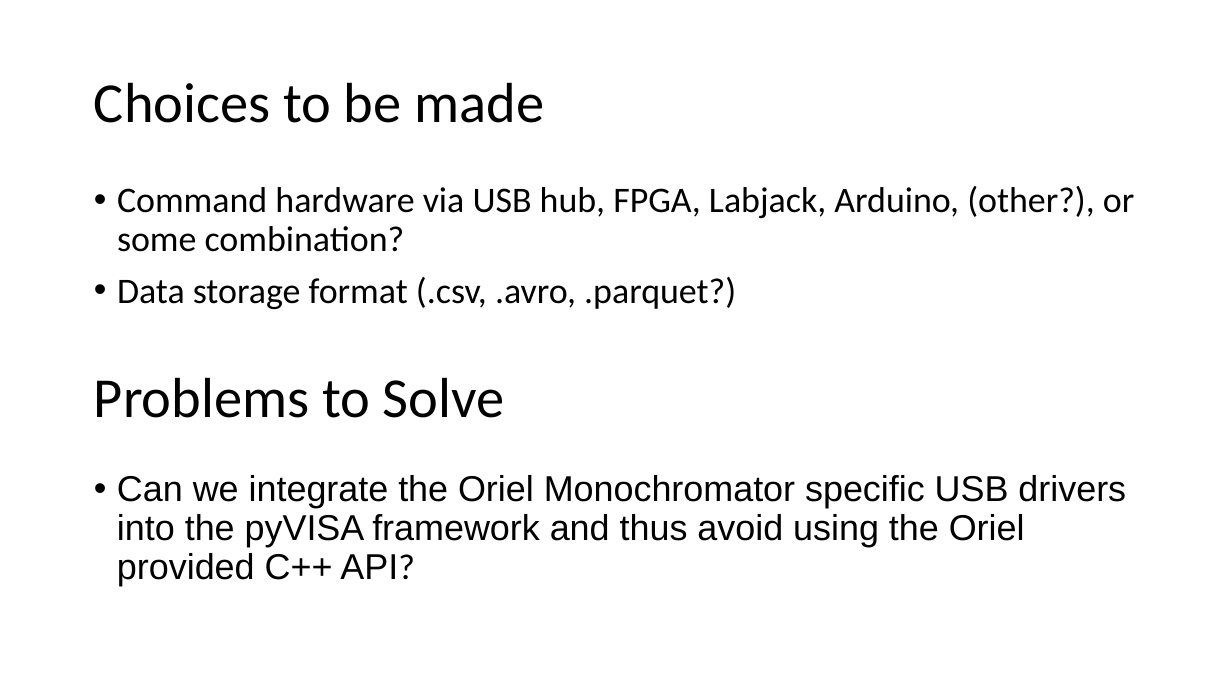
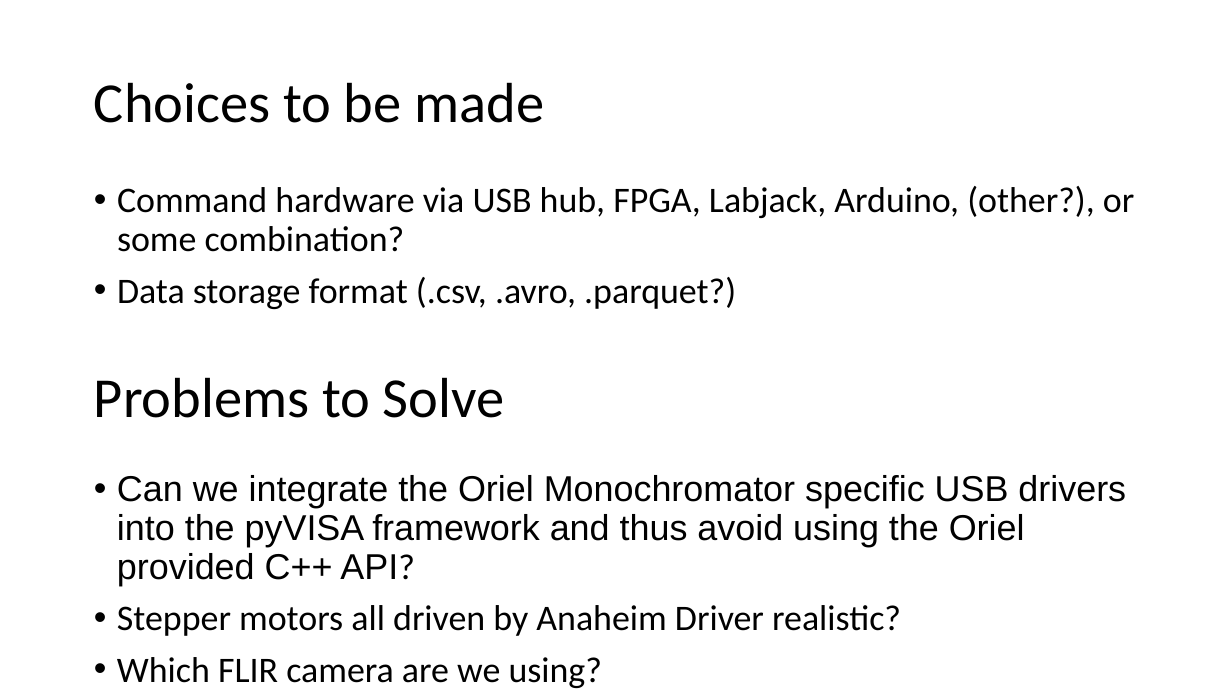
Before and after one commit to samcondon4/SPHEREx-lab-tools, a slide deck: slide 9 of SPHEREx-Calibration-Automation/presentations/SPHEREx_Calibration_Automation_Plan__Optics_Meeting_02162021.pptx. Drawn at 1232x693 pixels with LibreOffice and Linux fonts; fonts in the diff are those of the drawing. Boxes give left, top, right and bottom in pixels: in the first picture for what was removed or moved away, otherwise in the second. Text is boxed around its words. In the diff, an @@ line names an element or a change of style, - is before the commit and + after.

```diff
--- a/SPHEREx-Calibration-Automation/presentations/SPHEREx_Calibration_Automation_Plan__Optics_Meeting_02162021.pptx
+++ b/SPHEREx-Calibration-Automation/presentations/SPHEREx_Calibration_Automation_Plan__Optics_Meeting_02162021.pptx
@@ text at box(117, 605, 901, 688): paragraphs added @@
+• Stepper motors all driven by Anaheim Driver realistic?
+• Which FLIR camera are we using?
```
Also in this commit, not shown: 2 other slides changed.
